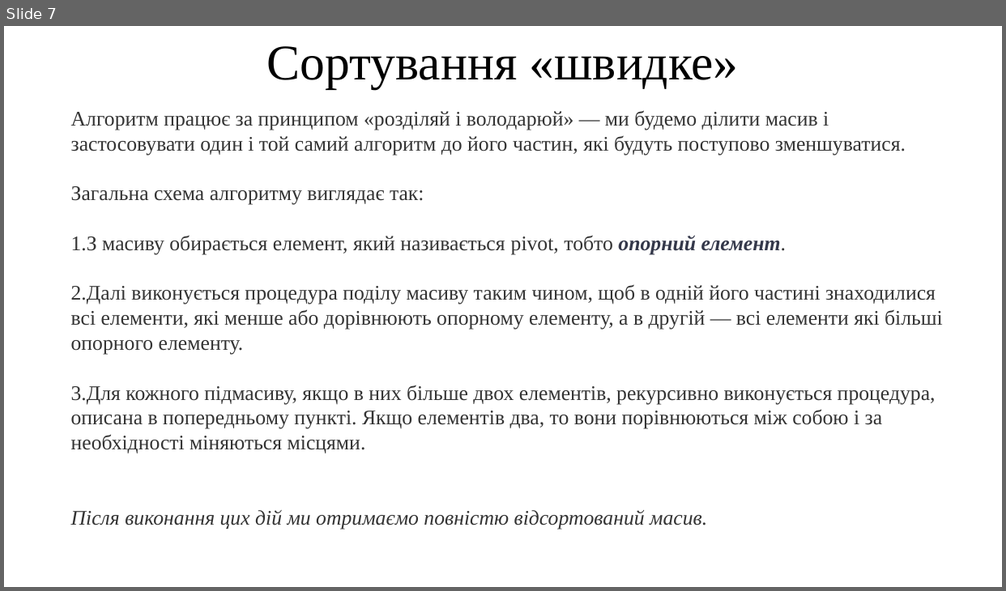
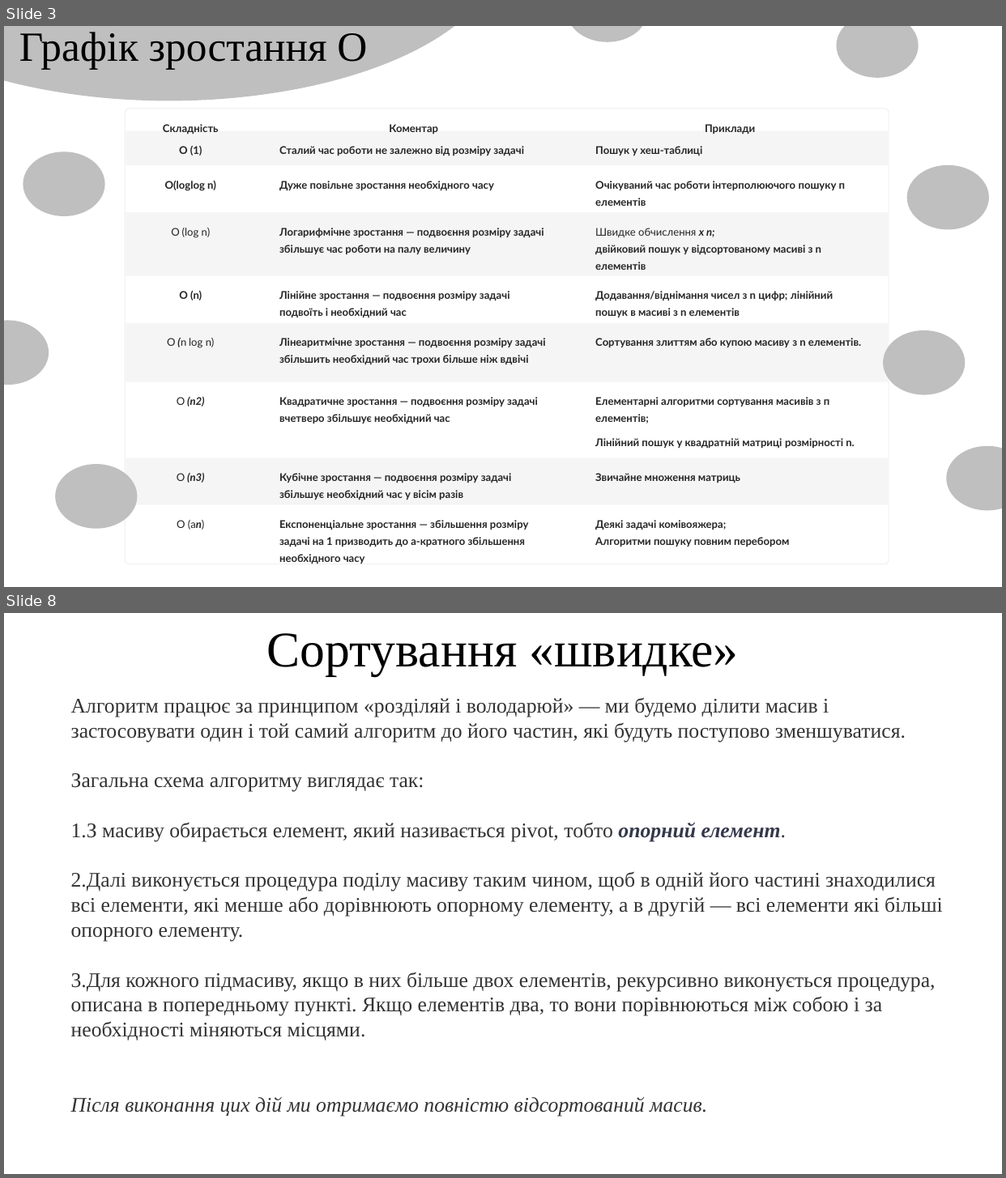
Before and after one commit to arg3ntuum/JavaCourse, a slide deck: Java Урок 8 Масиви. Алгоритми сортування.pptx. Shown one above the other, each under a label of ours: slide 7 before the commit, slides 3 and 8 after it; the slides between them are not shown. The pictures are 1006x591 and 1006x1178 pixels, drawn with LibreOffice and Linux fonts; fonts in the diff are those of the drawing. Boxes give left, top, right and bottom in pixels: in the first picture for what was removed or moved away, otherwise in the second. Text is boxed around its words. In the diff, an @@ line names an element or a change of style, - is before the commit and + after.

```diff
--- a/Java Урок 8 Масиви. Алгоритми сортування.pptx
+++ b/Java Урок 8 Масиви. Алгоритми сортування.pptx
@@ slide 3 added at (4, 26, 1002, 587), background #FFFFFF @@
@@ ellipse added at (4, 26, 503, 101), fill #BFBFBF @@
@@ text added at (19, 32, 367, 70), 40 pt, text #000000 @@
+Графік зростання О
@@ ellipse added at (566, 26, 649, 41), fill #BFBFBF @@
@@ ellipse added at (837, 26, 918, 78), fill #BFBFBF @@
@@ ellipse added at (23, 152, 105, 216), fill #BFBFBF @@
@@ ellipse added at (907, 165, 989, 229), fill #BFBFBF @@
@@ ellipse added at (4, 320, 49, 385), fill #BFBFBF @@
@@ ellipse added at (883, 331, 965, 395), fill #BFBFBF @@
@@ ellipse added at (947, 446, 1002, 510), fill #BFBFBF @@
@@ ellipse added at (55, 465, 138, 529), fill #BFBFBF @@
@@ group added at (126, 109, 889, 565): 30 texts, 9 rectangles, 1 rounded rectangle @@
+Складність
+Коментар
+Приклади
+O (1)
+Сталий час роботи не залежно від розміру задачі
+Пошук у хеш-таблиці
+O(loglog n)
+Дуже повільне зростання необхідного чаcy
+Очікуваний час роботи інтерполюючого пошуку п елементів
+O (log n)
+Логарифмічне зростання — подвоєння розміру задачі збільшує час роботи на палу величину
+Швидке обчислення х n;
+двійковий пошук у відсортованому масиві з n елементів
+O (n)
+Лінійне зростання — подвоєння розміру задачі подвоїть і необхідний час
+Додавання/віднімання чисел з n цифр; лінійний пошук в масиві з n елементів
+O (n log n)
+Лінеаритмічне зростання — подвоєння розміру задачі збільшить необхідний час трохи більше ніж вдвічі
+Сортування злиттям або купою масиву з n елементів.
+O (n2)
+Квадратичне зростання — подвоєння розміру задачі вчетверо збільшує необхідний час
+Елементарні алгоритми сортування масивів з п елементів;
+Лінійний пошук у квадратній матриці розмірності n.
+O (n3)
+Кубічне зростання — подвоєння розміру задачі збільшує необхідний час у вісім разів
+Звичайне множення матриць
+O (аn)
+Експоненціальне зростання — збільшення розміру задачі на 1 призводить до а-кратного збільшення необхідного часу
+Деякі задачі комівояжера;
+Алгоритми пошуку повним перебором
@@ what was slide 7 is now slide 8 @@
```
Also in this commit, not shown: 6 slides changed, 2 other files.
